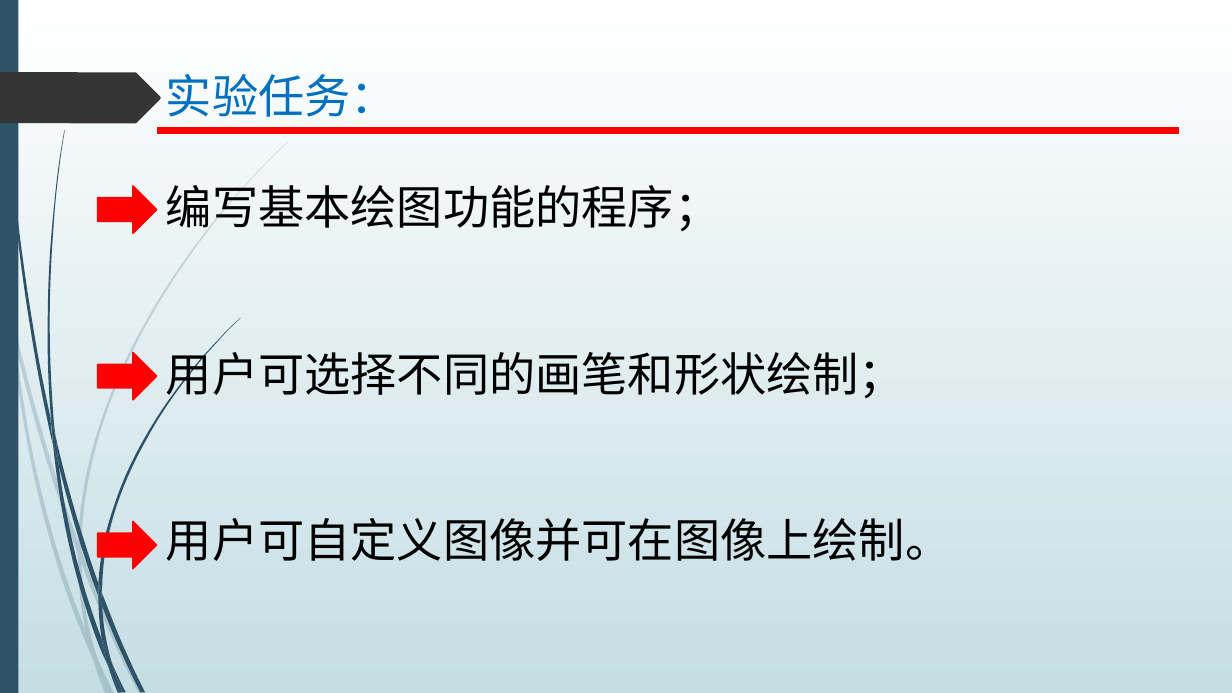
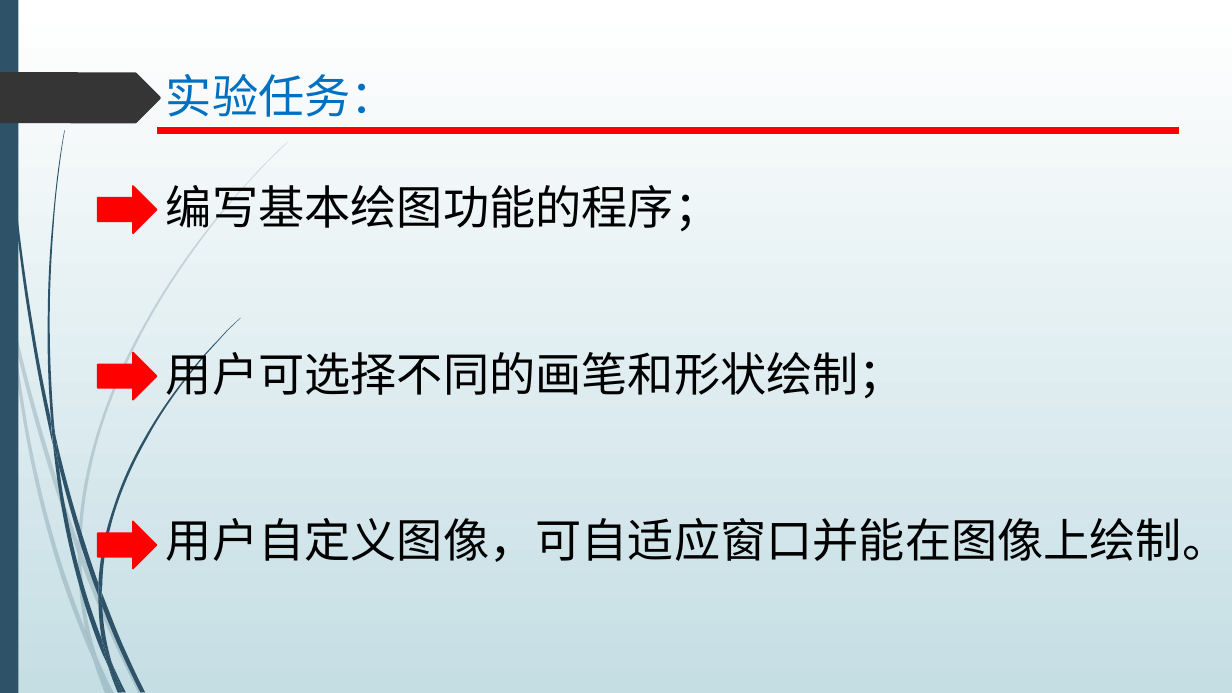
Before and after one commit to halosing/0210, a slide deck: slide 2 of lab02/1403160210_csm_窗口、控件及基本绘图.pptx. Drawn at 1232x693 pixels with LibreOffice and Linux fonts; fonts in the diff are those of the drawing. Boxes give left, top, right and bottom in pixels: in the first picture for what was removed or moved away, otherwise in the second. Text is boxed around its words. In the diff, an @@ line names an element or a change of style, - is before the commit and + after.

```diff
--- a/lab02/1403160210_csm_窗口、控件及基本绘图.pptx
+++ b/lab02/1403160210_csm_窗口、控件及基本绘图.pptx
@@ title at bbox=[166, 74, 1229, 562]: text changed @@
-实验任务：
-编写基本绘图功能的程序；
-用户可选择不同的画笔和形状绘制；
-用户可自定义图像并可在图像上绘制。
+实验任务：
+编写基本绘图功能的程序；
+用户可选择不同的画笔和形状绘制；
+用户自定义图像，可自适应窗口并能在图像上绘制。
```
Also in this commit, not shown: 2 other slides changed, 12 other files.
